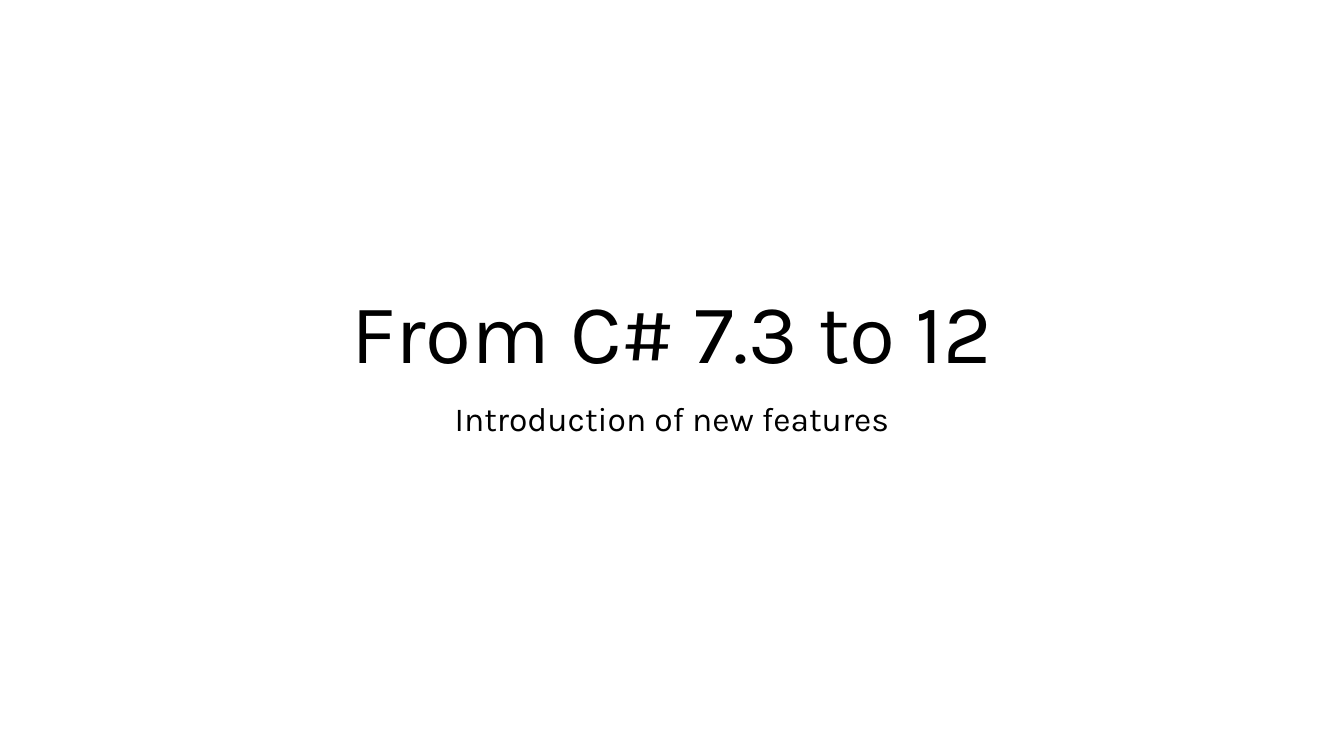
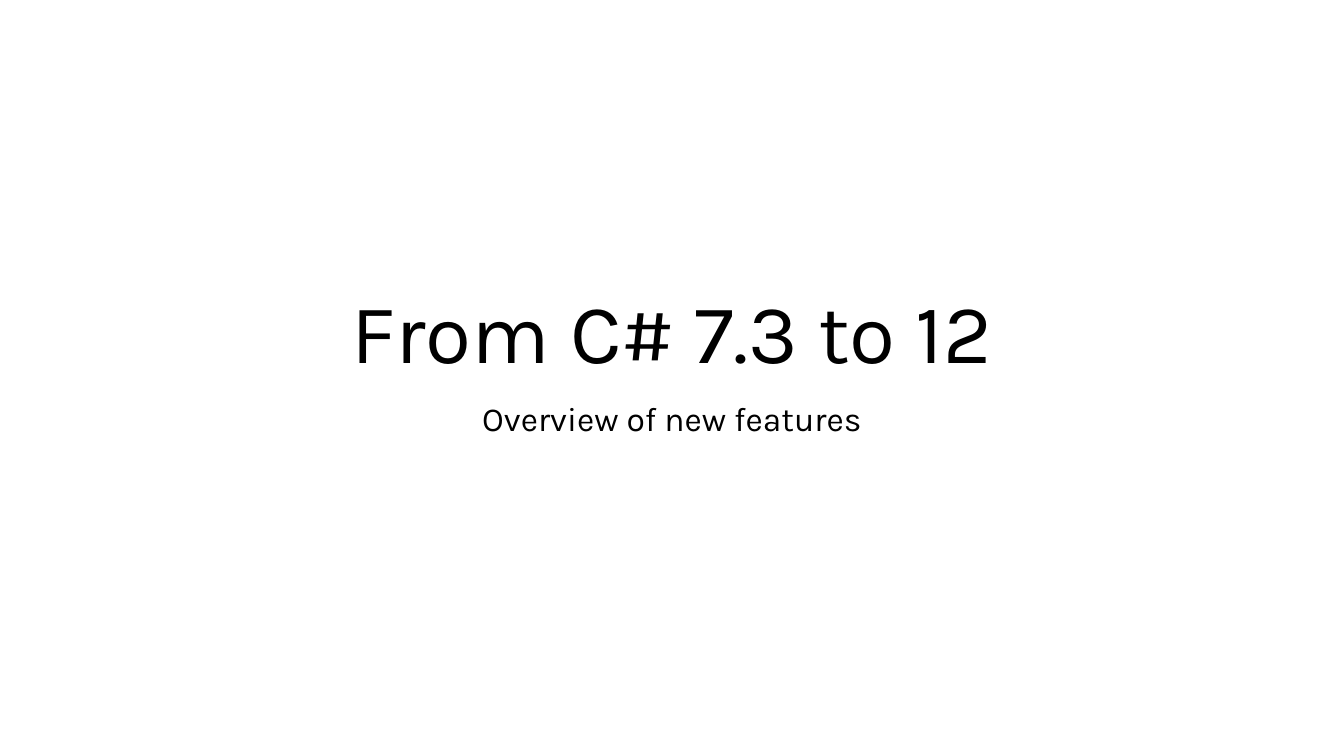
Before and after one commit to LuisSouto/C-sharp-new-features, a slide deck: slide 1 of slides.pptx. Drawn at 1344x756 pixels with LibreOffice and Linux fonts; fonts in the diff are those of the drawing. Boxes give left, top, right and bottom in pixels: in the first picture for what was removed or moved away, otherwise in the second. Text is boxed around its words. In the diff, an @@ line names an element or a change of style, - is before the commit and + after.

Commit message:
Update slides

```diff
--- a/slides.pptx
+++ b/slides.pptx
@@ subtitle at bbox=[482, 408, 861, 432]: text changed @@
-Introduction of new features
+Overview of new features
```
Also in this commit, not shown: 2 slides added, 1 slide removed.
